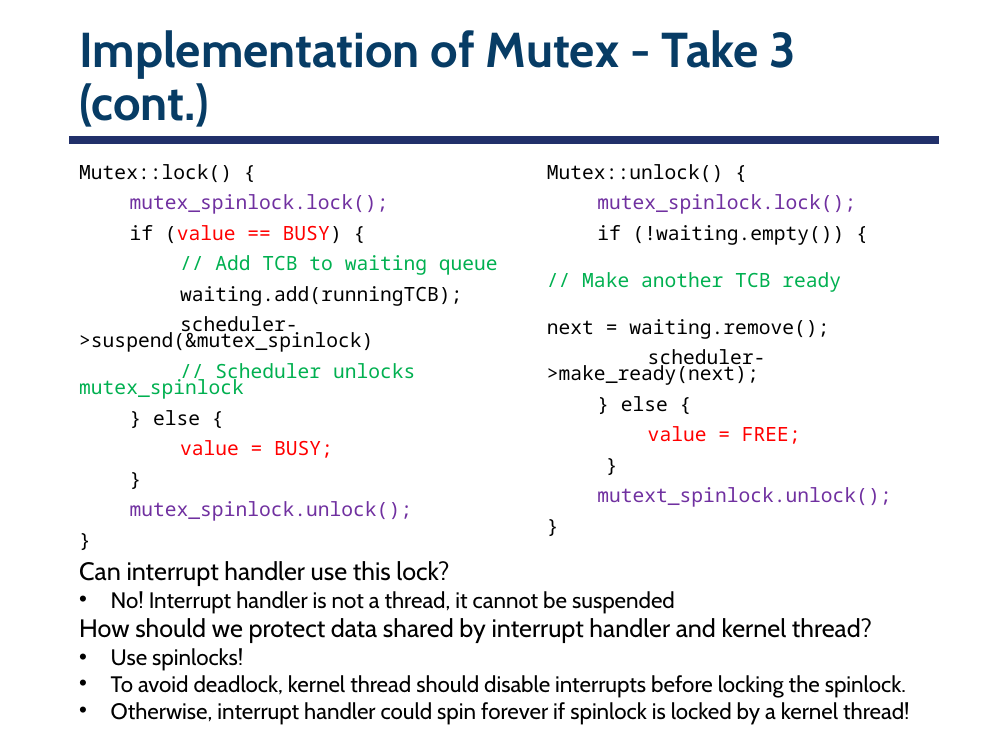
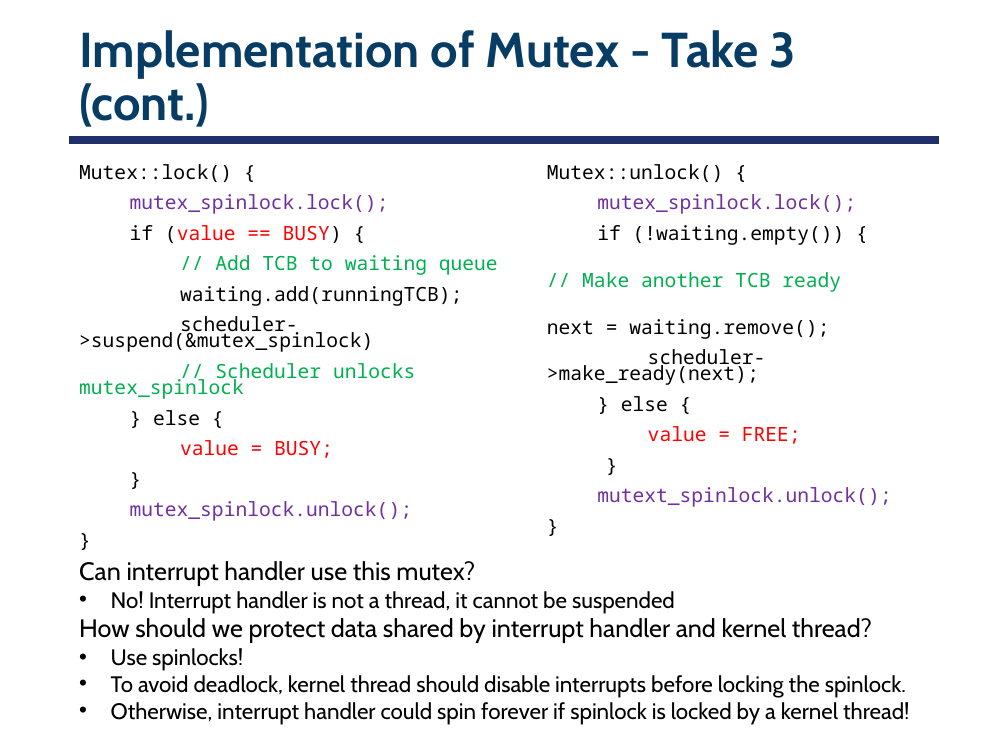
Before and after one commit to smajidzahedi/ECE350, a slide deck: slide 49 of Lectures/03-multithreaded.pptx. Drawn at 1008x756 pixels with LibreOffice and Linux fonts; fonts in the diff are those of the drawing. Boxes give left, top, right and bottom in pixels: in the first picture for what was removed or moved away, otherwise in the second. Text is boxed around its words. In the diff, an @@ line names an element or a change of style, - is before the commit and + after.

```diff
--- a/Lectures/03-multithreaded.pptx
+++ b/Lectures/03-multithreaded.pptx
@@ text at box(79, 561, 475, 586): text changed @@
-Can interrupt handler use this lock?
+Can interrupt handler use this mutex?
```
Also in this commit, not shown: 3 other files.
